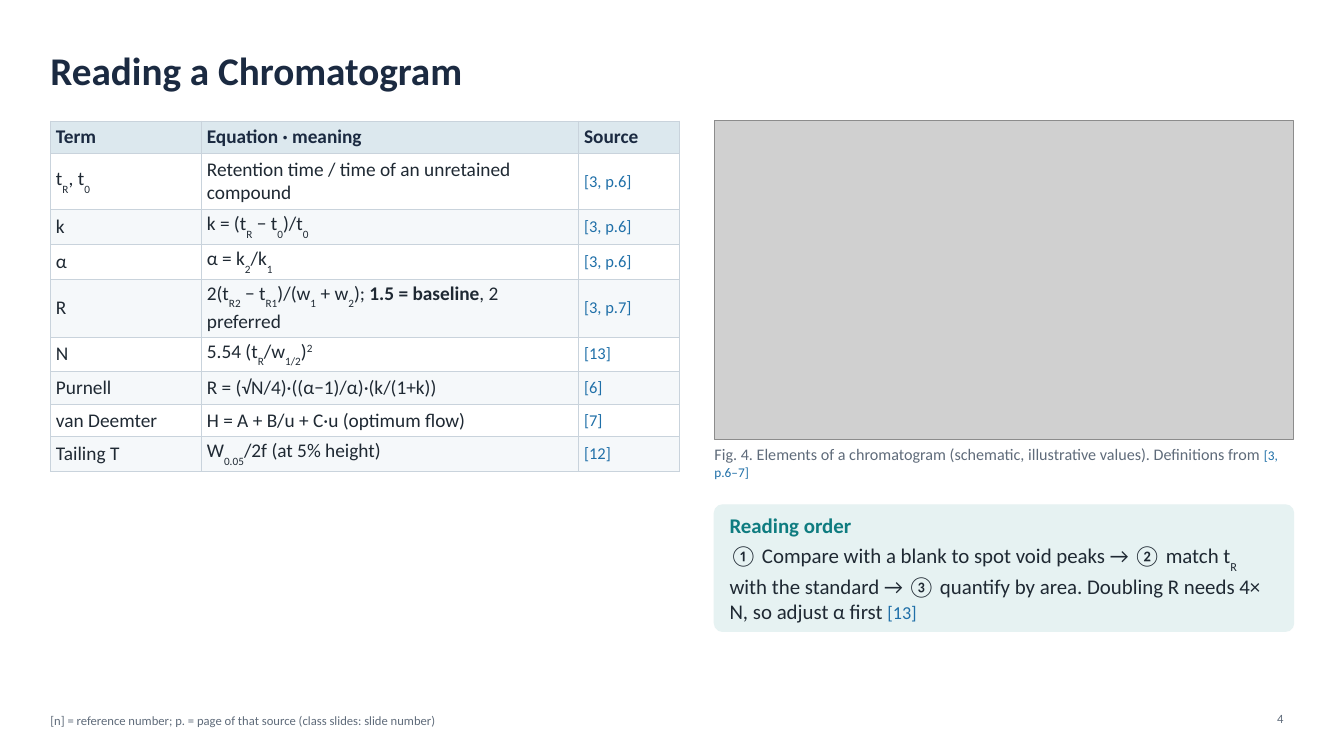
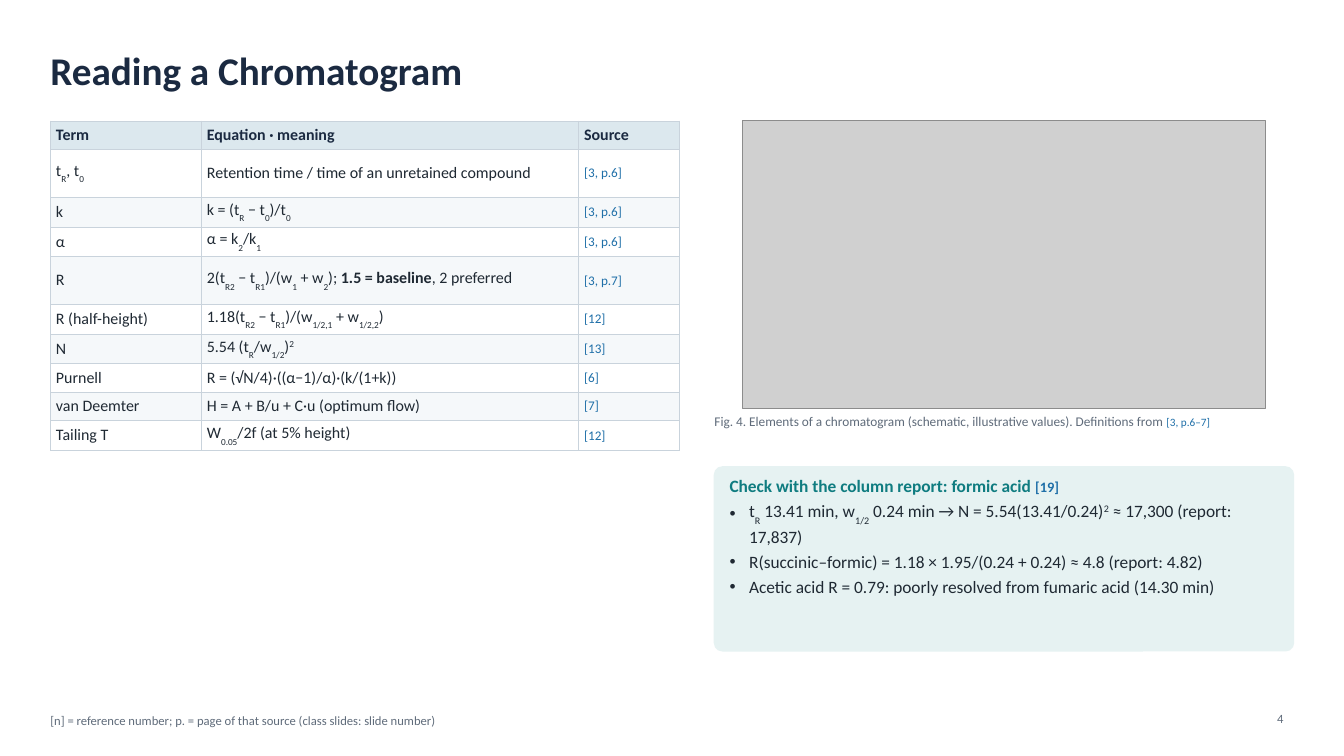
Before and after one commit to mingyu221/office, a slide deck: slide 4 of HPLC_formate_slides_EN.pptx. Drawn at 1344x756 pixels with LibreOffice and Linux fonts; fonts in the diff are those of the drawing; grey boxes stand for pictures. Boxes give left, top, right and bottom in pixels: in the first picture for what was removed or moved away, otherwise in the second. Text is boxed around its words. In the diff, an @@ line names an element or a change of style, - is before the commit and + after.

```diff
--- a/HPLC_formate_slides_EN.pptx
+++ b/HPLC_formate_slides_EN.pptx
@@ table at [50,121,680,449] @@
+row 6: R (half-height) | 1.18(tR2 − tR1)/(w1/2,1 + w1/2,2) | [12]
@@ picture: place and size @@
-picture at [715,121,1294,440]
+picture at [743,121,1265,408]
@@ text "Fig. 4. Elements of a ...": place and size @@
-text "Fig. 4. Elements of a ..." at [714,448,1278,479]
+text "Fig. 4. Elements of a ..." at [714,416,1210,429]
@@ text "Fig. 4. Elements of a ..." at [714,416,1210,429]: size 11.5 to 9.5 pt in "Fig. 4. Elements of a chromatogram (schematic, ..."; size 9.5 to 8 pt in "[3, p.6–7]" @@
@@ rounded rectangle: place and size @@
-rounded rectangle at [715,505,1294,631]
+rounded rectangle at [715,467,1294,650]
@@ rounded rectangle at [715,467,1294,650]: proportions changed @@
@@ text at [730,480,1231,596]: text changed; size 14.9 to 12.3 pt @@
-Reading order
-① Compare with a blank to spot void peaks → ② match tR with the standard → ③ quantify by area. Doubling R needs 4× N, so adjust α first [13]
+Check with the column report: formic acid [19]
+• tR 13.41 min, w1/2 0.24 min → N = 5.54(13.41/0.24)2 ≈ 17,300 (report: 17,837)
+• R(succinic–formic) = 1.18 × 1.95/(0.24 + 0.24) ≈ 4.8 (report: 4.82)
+• Acetic acid R = 0.79: poorly resolved from fumaric acid (14.30 min)
```
Also in this commit, not shown: 7 other slides changed, 1 slide added, 3 other files.
